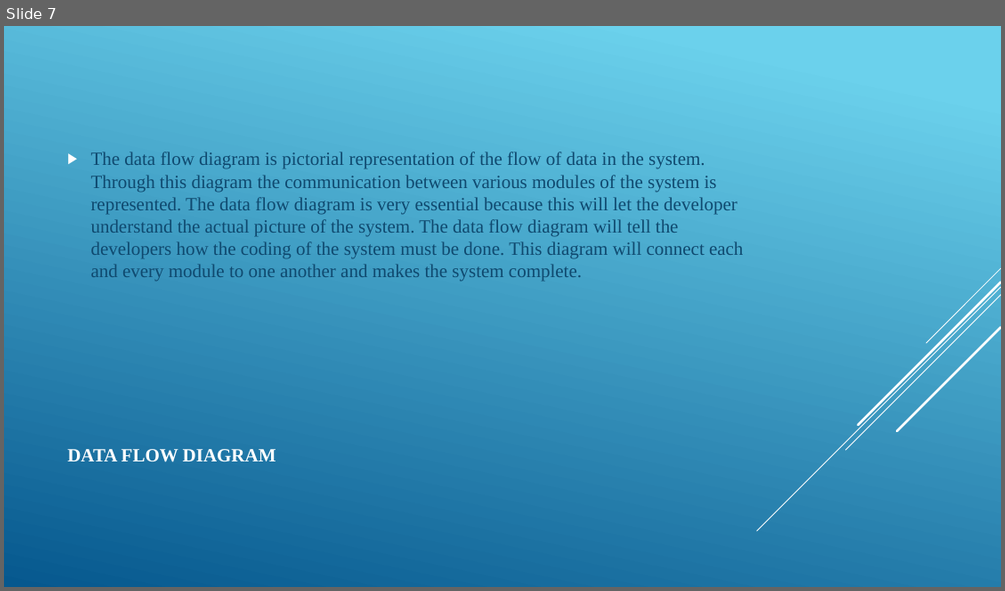
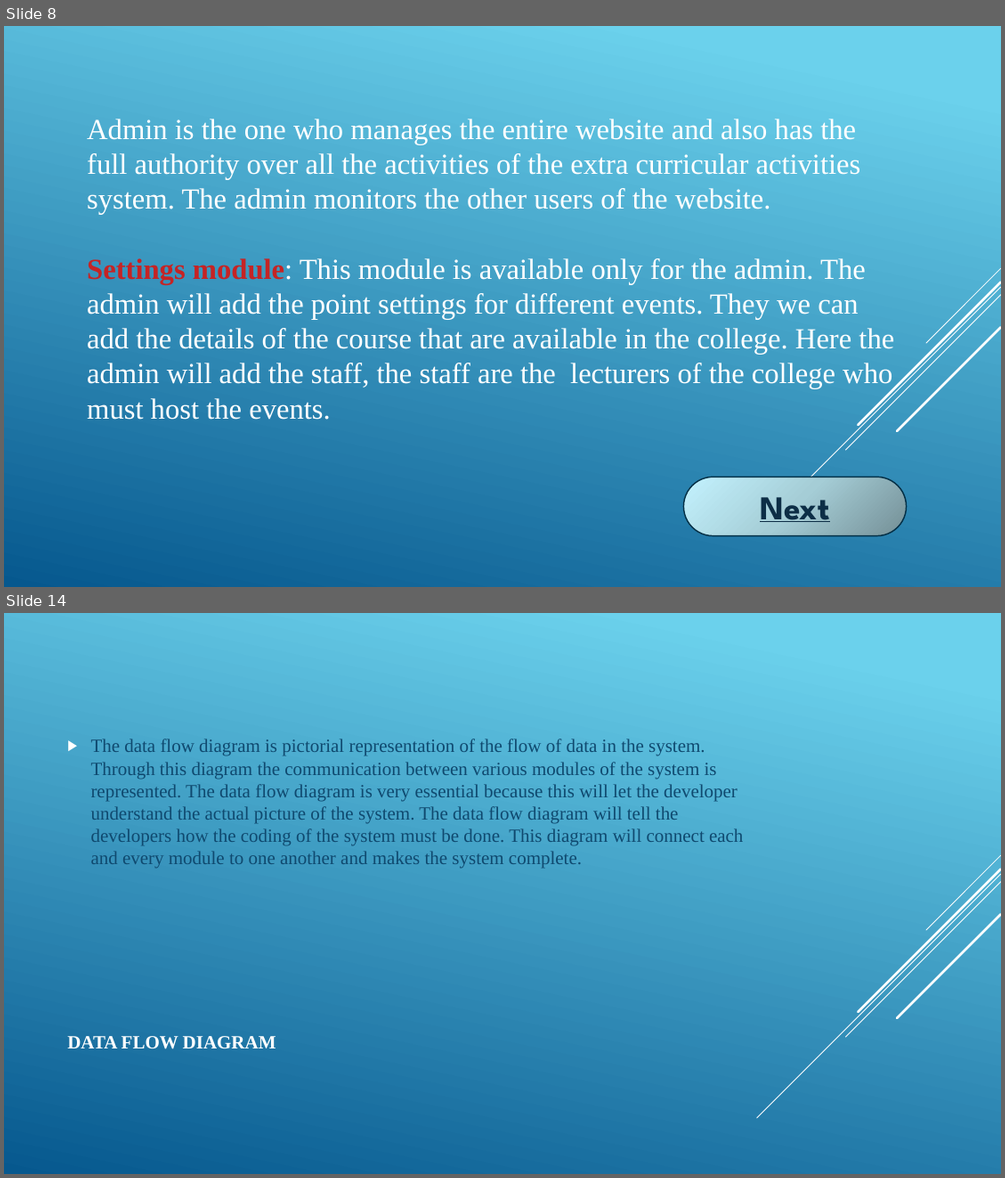
Before and after one commit to SanjayJoshi116/Extra-Curricular-Activity-Management, a slide deck: Project Docs/Presentation.pptx. Shown one above the other, each under a label of ours: slide 7 before the commit, slides 8 and 14 after it; the slides between them are not shown. The pictures are 1005x591 and 1005x1178 pixels, drawn with LibreOffice and Linux fonts; fonts in the diff are those of the drawing. Boxes give left, top, right and bottom in pixels: in the first picture for what was removed or moved away, otherwise in the second. Text is boxed around its words. In the diff, an @@ line names an element or a change of style, - is before the commit and + after.

```diff
--- a/Project Docs/Presentation.pptx
+++ b/Project Docs/Presentation.pptx
@@ slide 8 added at <box>4,26,1001,587</box>, background gradient #6ED2EB to #06588E; not listed: 5 template elements that a slide beside it also shows @@
@@ text added at <box>87,119,894,419</box>, 28 pt, text #FFFFFF @@
+Admin is the one who manages the entire website and also has the full authority over all the activities of the extra curricular activities system. The admin monitors the other users of the website.
+Settings module: This module is available only for the admin. The admin will add the point settings for different events. They we can add the details of the course that are available in the college. Here the admin will add the staff, the staff are the lecturers of the college who must host the events.
@@ rounded rectangle added at <box>684,477,906,536</box>, fill gradient #749097 to #A6CDD6 to #C4F3FE, outline #043148 1.25 pt, 32 pt, text #0D2E46, bold, underline @@
+Next
@@ what was slide 7 is now slide 14 @@
```
Also in this commit, not shown: 7 slides changed, 6 other slides added.
